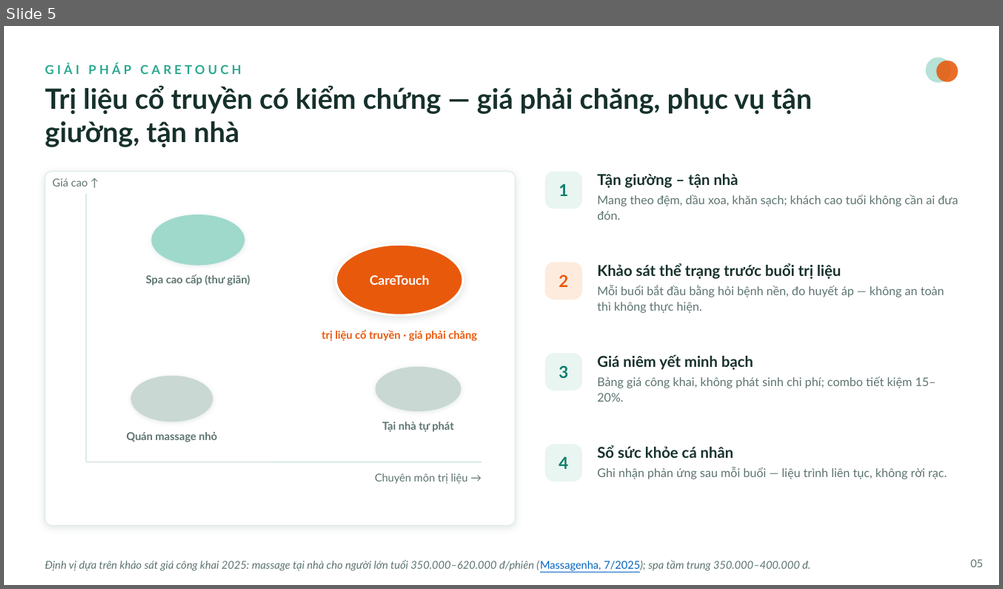
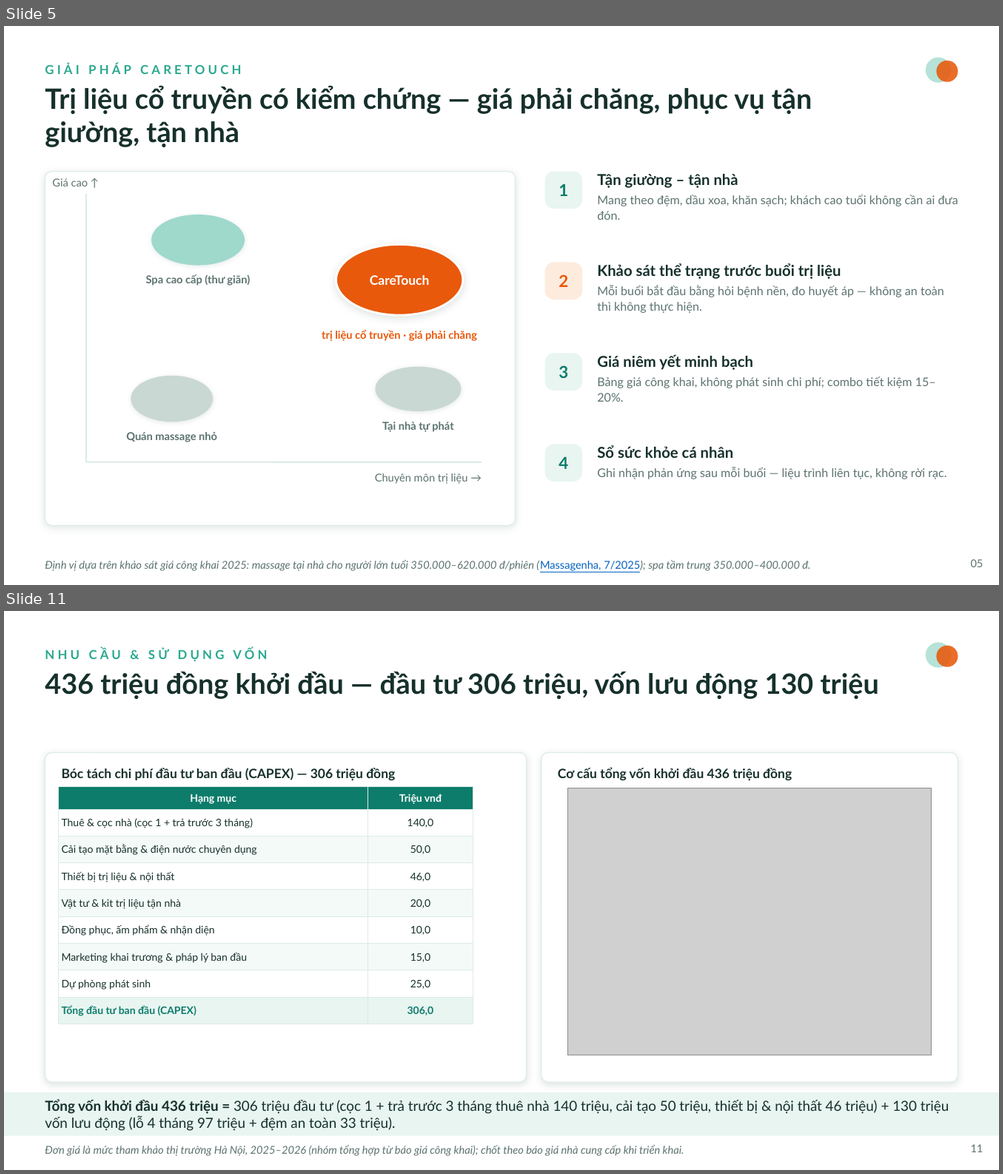
Before and after one commit to Hacogiye/CareTouch, a slide deck: CareTouch-deck.pptx. Shown one above the other, each under a label of ours: slide 5 before the commit, slides 5 and 11 after it; the slides between them are not shown. The pictures are 1003x589 and 1003x1174 pixels, drawn with LibreOffice and Linux fonts; fonts in the diff are those of the drawing; grey boxes stand for pictures. Boxes give left, top, right and bottom in pixels: in the first picture for what was removed or moved away, otherwise in the second. Text is boxed around its words. In the diff, an @@ line names an element or a change of style, - is before the commit and + after.

Commit message:
Xóa An Khang Đường; slide tự động hiện hết; cập nhật số liệu nhóm; thêm châm cứu
Nội dung:
- Xóa hoàn toàn "An Khang Đường" khỏi báo cáo, PPTX và web (bìa, mục lục, ch.1,
  Phụ lục B). Xóa 2 file gốc bao-cao-an-khang-duong.docx / slide-an-khang-duong.pptx.
- PPTX: mọi slide tự động hiện khi mở (không cần bấm chuột) như slide bìa/kết;
  add_anim.py sinh PLAN từ shape thật + chuẩn hóa id trùng (hết lỗi repair/mất hiệu ứng).
- Tài chính theo số liệu nhóm cập nhật: thuê 35tr/tháng, máy móc 12,8tr, đồng phục 10tr,
  dự phòng 25tr, quảng bá 15tr → CAPEX 306tr + vốn lưu động 130tr = tổng 436tr;
  chi phí cố định 73tr/tháng; hòa vốn T5, hoàn vốn 19-20 tháng.
- Châm cứu – cứu ngải (250.000đ) là dịch vụ bình thường: thêm vào bảng giá, PPTX,
  báo cáo và web (hero, bảng giá, form đặt lịch). Bỏ cách nói "bao gồm châm cứu".
- Biểu đồ tròn cơ cấu vốn 436tr (assets/chart_capital.png) đồng bộ DOCX/PPTX/HTML.
- Sửa ngôn từ lủng củng trên slide; landing: địa chỉ khách hàng đổi sang Hà Nội.

```diff
--- a/CareTouch-deck.pptx
+++ b/CareTouch-deck.pptx
@@ slide 11 added at bbox=[4, 611, 999, 1170], background #FFFFFF @@
@@ text added at bbox=[45, 649, 267, 661], 12 pt, text #2AA88F, bold @@
+NHU CẦU & SỬ DỤNG VỐN
@@ ellipse added at bbox=[925, 642, 950, 668], fill #9ED9CC at 75% opacity @@
@@ ellipse added at bbox=[936, 645, 958, 667], fill #E8590C at 88% opacity @@
@@ text added at bbox=[45, 671, 879, 699], 27 pt, text #16302B, bold @@
+436 triệu đồng khởi đầu — đầu tư 306 triệu, vốn lưu động 130 triệu
@@ rounded rectangle added at bbox=[45, 753, 526, 1082], fill #FFFFFF, outline #DCEBE6 0.75 pt @@
@@ rounded rectangle added at bbox=[541, 753, 958, 1082], fill #FFFFFF, outline #DCEBE6 0.75 pt @@
@@ table added at bbox=[59, 787, 472, 1025], 9 rows, 2 columns @@
+Hạng mục | Triệu vnđ
+Thuê & cọc nhà (cọc 1 + trả trước 3 tháng) | 140,0
+Cải tạo mặt bằng & điện nước chuyên dụng | 50,0
+Thiết bị trị liệu & nội thất | 46,0
+Vật tư & kit trị liệu tận nhà | 20,0
+Đồng phục, ấm phẩm & nhận diện | 10,0
+Marketing khai trương & pháp lý ban đầu | 15,0
+Dự phòng phát sinh | 25,0
+Tổng đầu tư ban đầu (CAPEX) | 306,0
@@ text added at bbox=[62, 768, 395, 781], 12.5 pt, text #16302B, bold @@
+Bóc tách chi phí đầu tư ban đầu (CAPEX) — 306 triệu đồng
@@ text added at bbox=[558, 767, 791, 781], 12.5 pt, text #16302B, bold @@
+Cơ cấu tổng vốn khởi đầu 436 triệu đồng
@@ picture added at bbox=[567, 789, 931, 1056] @@
@@ rectangle added at bbox=[4, 1093, 999, 1136], fill #E8F5F1 @@
@@ text added at bbox=[45, 1099, 949, 1131], 13.5 pt, text #16302B @@
+Tổng vốn khởi đầu 436 triệu = 306 triệu đầu tư (cọc 1 + trả trước 3 tháng thuê nhà 140 triệu, cải tạo 50 triệu, thiết bị & nội thất 46 triệu) + 130 triệu vốn lưu động (lỗ 4 tháng 97 triệu + đệm an toàn 33 triệu).
@@ text added at bbox=[45, 1145, 684, 1156], 10.5 pt, text #5C7370, italic @@
+Đơn giá là mức tham khảo thị trường Hà Nội, 2025–2026 (nhóm tổng hợp từ báo giá công khai); chốt theo báo giá nhà cung cấp khi triển khai.
@@ text added at bbox=[970, 1145, 983, 1153], 10.5 pt, text #5C7370 @@
+11
```
Also in this commit, not shown: 11 slides changed, 1 other slide added, 12 other files.
